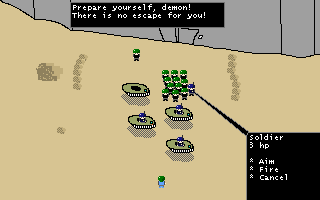
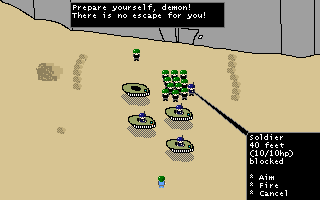
Layer changes from the first (320, 200) image to the second:
painted on "Soldier ..." over [250, 142, 293, 196]
